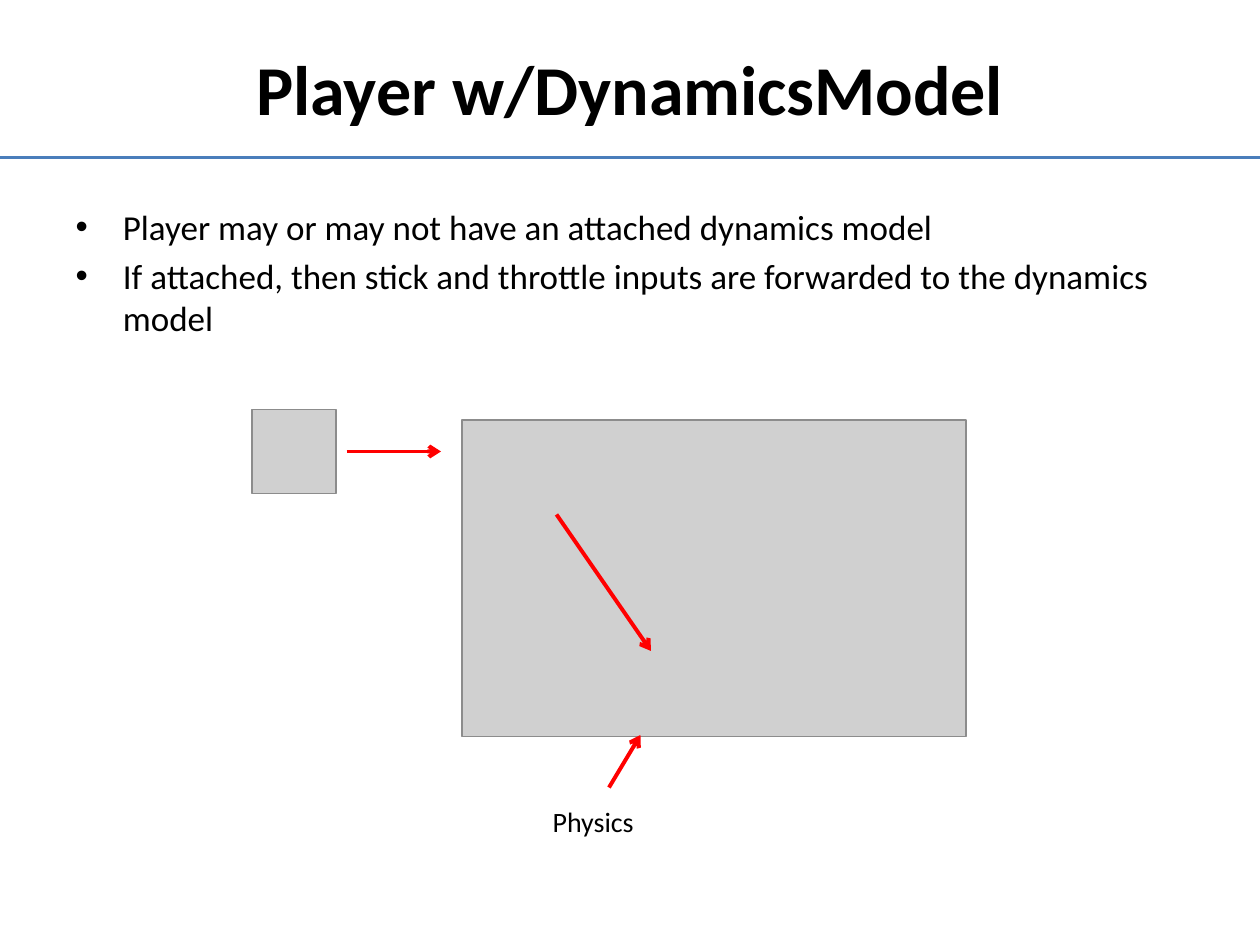
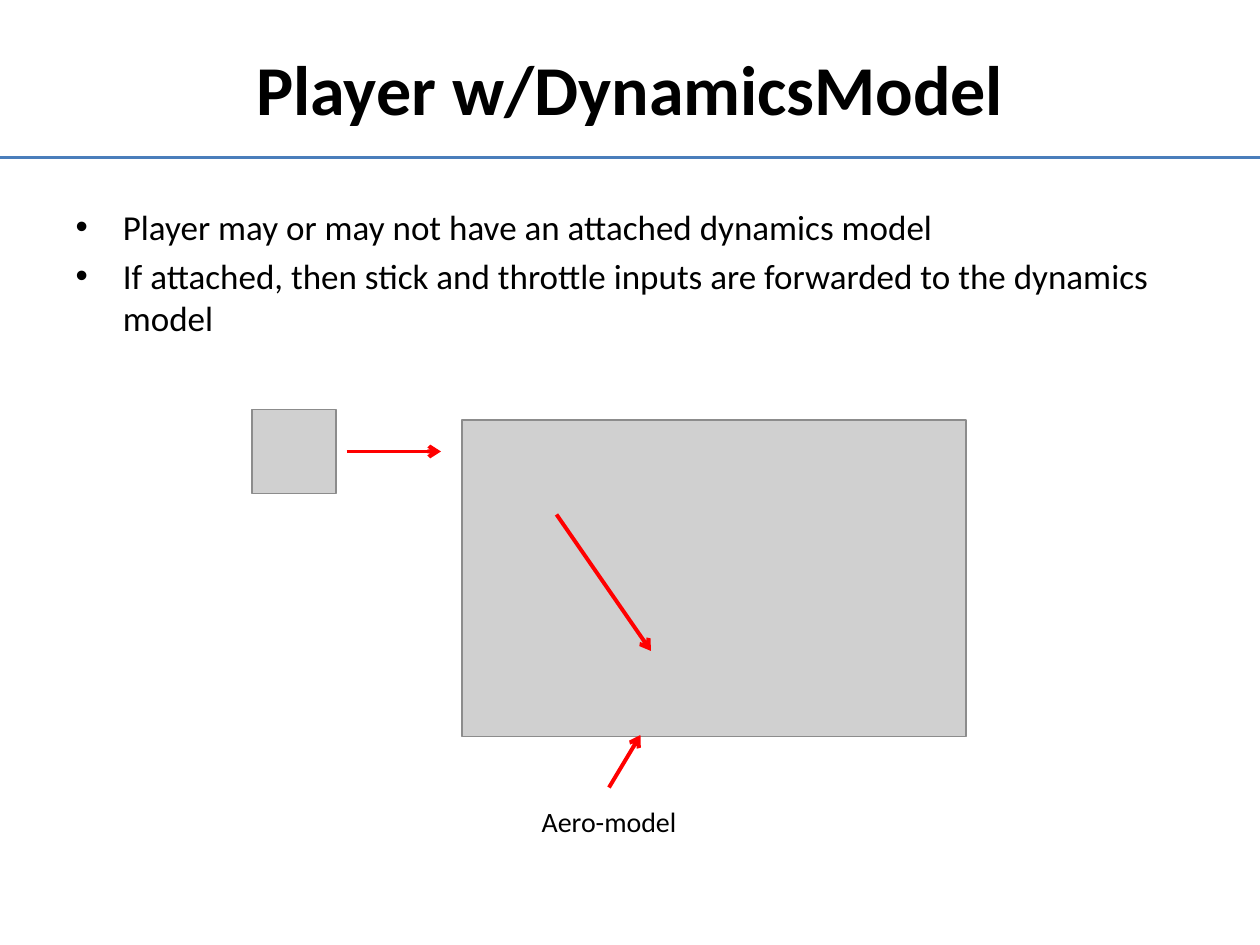
Before and after one commit to doughodson/OpenEaagles, a slide deck: slide 17 of doc/agent-development.pptx. Drawn at 1260x945 pixels with LibreOffice and Linux fonts; fonts in the diff are those of the drawing; grey boxes stand for pictures. Boxes give left, top, right and bottom in pixels: in the first picture for what was removed or moved away, otherwise in the second. Text is boxed around its words. In the diff, an @@ line names an element or a change of style, - is before the commit and + after.

```diff
--- a/doc/agent-development.pptx
+++ b/doc/agent-development.pptx
@@ text at (542, 812, 677, 833): text changed @@
-Physics
+Aero-model
```
Also in this commit, not shown: 1 other slide changed.
